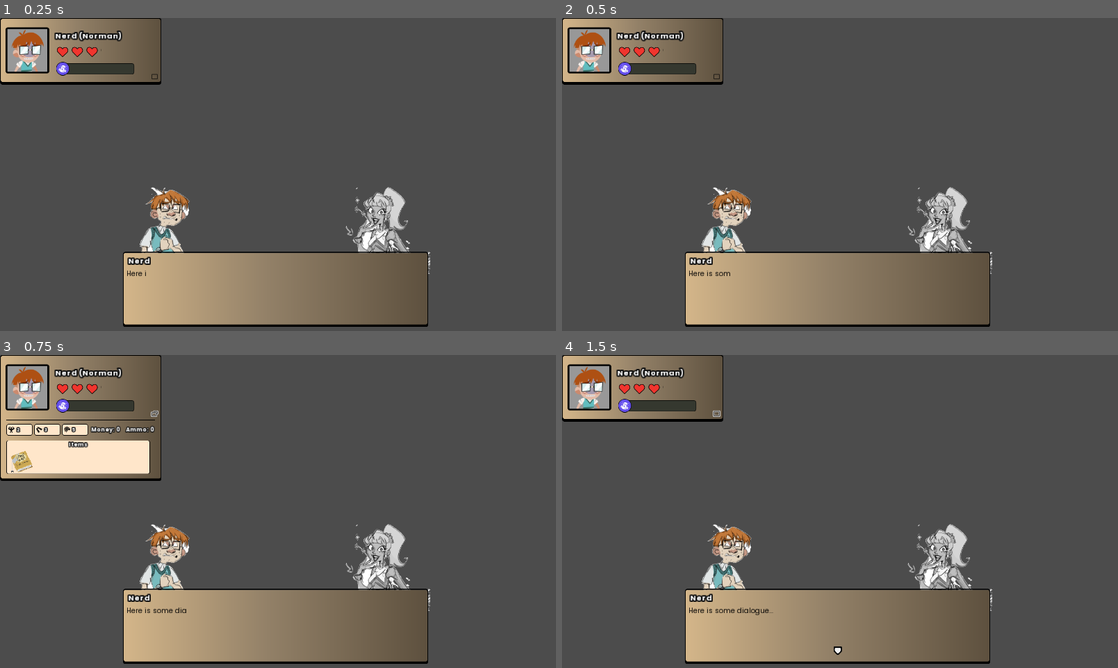
Above: before the commit, frames 1-4 (two rows, left to right).
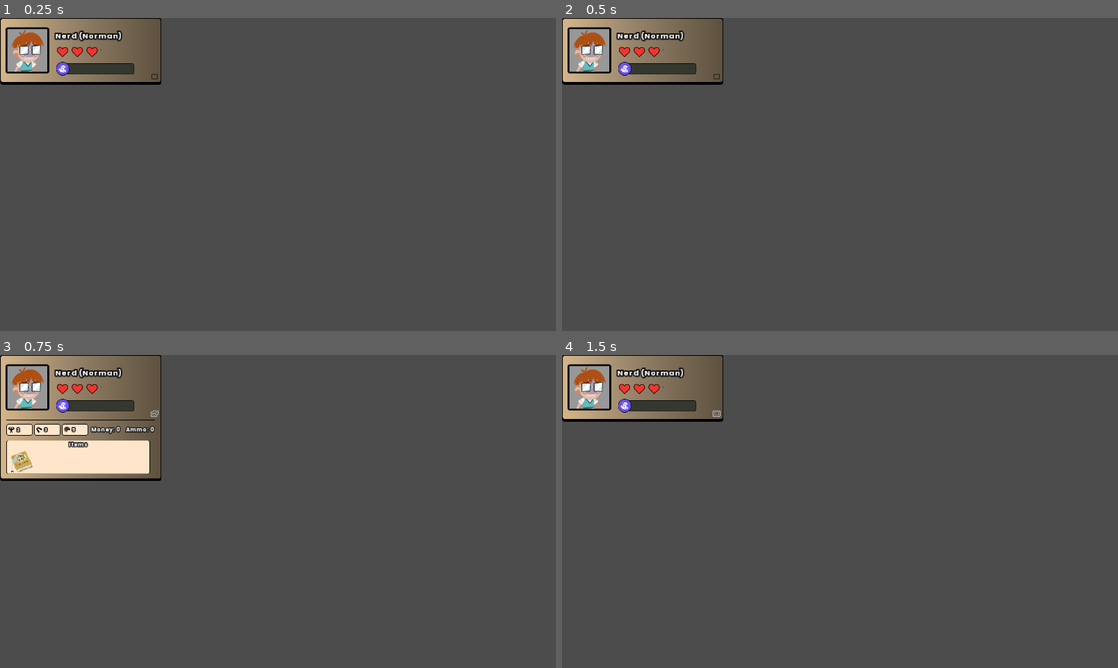
Above: after the commit, the same moments.

Repository: game-jam-it/game-off-jam
Game: Godot game, scene res://Main.tscn
The game is run twice, just before and just after one commit, with the same random seed, the same clock (stepped at 60 frames per second) and the same inputs.
Inputs (mouse positions are in pixels of both pictures, inside the frame that each line leads up to):
- Up to frame 1 (0.25 s): no input
- Up to frame 2 (0.5 s): no input
- Up to frame 3 (0.75 s): click (155, 414) at 0.5 s
- Up to frame 4 (1.5 s): click (717, 414) at 1.25 s

The runs differ from the first frame. In frame 1, 15% of the frame differs, in the area x 22-78%, y 54-99%; in frame 2, 15%; in frame 3, 15%; in frame 4, 15%.

Commit message:
Adding dialogue system singleton
Being able to create new dialogue boxes from anywhere. They will be added as a child of Overlay

Diff:
--- a/Main.tscn
+++ b/Main.tscn
@@ -1,12 +1,9 @@
-[gd_scene load_steps=3 format=2]
+[gd_scene load_steps=2 format=2]
 
 [ext_resource path="res://UserInterface/ExpeditionUI/ExpeditionUI.tscn" type="PackedScene" id=1]
-[ext_resource path="res://UserInterface/DialogueSystem/DialogueSystem.tscn" type="PackedScene" id=2]
 
 [node name="Node2D" type="Node2D"]
 
 [node name="CanvasLayer" type="CanvasLayer" parent="."]
 
 [node name="ExpeditionUI" parent="CanvasLayer" instance=ExtResource( 1 )]
-
-[node name="DialogueSystem" parent="CanvasLayer" instance=ExtResource( 2 )]
--- a/UserInterface/DialogueSystem/Dialogue.gd
+++ /dev/null
@@ -1,9 +0,0 @@
-extends Node
-class_name Dialogue
-
-const scripts = {
-	"intro": {
-		1: ["Main character", "Hello this is a dialogue"],
-		2: ["Someone else", "Can change the person speaking!"]
-	}
-}
--- /dev/null
+++ b/UserInterface/DialogueSystem/DialogueBox.gd
@@ -0,0 +1,173 @@
+extends Control
+
+export(String) var dialogue_file: String = ""
+var dialogue_path: String = "res://Dialogue/%s.json"
+export(float) var text_speed = 0.05
+
+var dialogue: Array
+
+var current_phrase: int = -1
+var phrase_finished: bool = false
+
+var choice_phrase: bool = false
+var selected_choice: int = 1 setget set_selected_choice
+var selected_choice_result_method: String = ""
+
+onready var name_label = $NinePatchRect/NameLabel
+onready var text_label = $NinePatchRect/TextLabel
+onready var text_timer = $TextSpeedTimer
+onready var indicator = $NinePatchRect/Indicator
+
+onready var portrait_left = $NinePatchRect/TextureRect/Portraits/PortraitLeft
+onready var portrait_right = $NinePatchRect/TextureRect/Portraits/PortraitRight
+
+onready var choice_system = $NinePatchRect/ChoiceSystem
+onready var choice_1_label = $NinePatchRect/ChoiceSystem/ChoicesList/Choice1/TextLabel
+onready var choice_2_label = $NinePatchRect/ChoiceSystem/ChoicesList/Choice2/TextLabel
+onready var choice_1_indicator = $NinePatchRect/ChoiceSystem/ChoicesList/Choice1/TextureRect
+onready var choice_2_indicator = $NinePatchRect/ChoiceSystem/ChoicesList/Choice2/TextureRect
+
+func _ready():
+	text_timer.wait_time = text_speed
+	dialogue = get_dialogue(dialogue_file)
+	assert(dialogue, "No dialogue found")
+	next_phrase()
+
+func _input(event) -> void:
+	if event.is_action_pressed("dialogue_next"):
+		if phrase_finished:
+			if choice_phrase:
+				# Get the method to call
+				var choice_method: String
+				if selected_choice == 1:
+					choice_method = dialogue[current_phrase]["Choice1"][1]
+				if selected_choice == 2:
+					choice_method = dialogue[current_phrase]["Choice2"][1]
+				if self.has_method(choice_method):
+					call(choice_method)
+				# If the dialogue should be cancelled call close_dialogue as the choice_method
+				next_phrase()
+			else:
+				next_phrase()
+		else:
+			text_label.visible_characters = len(text_label.text)
+
+	# Selecting a choice
+	if choice_phrase:
+		if event.is_action_pressed("ui_up"):
+			self.selected_choice -= 1
+		if event.is_action_pressed("ui_down"):
+			self.selected_choice += 1
+
+func _process(_delta) -> void:
+	if choice_phrase:
+		indicator.visible = false
+		return
+	indicator.visible = phrase_finished
+
+func get_dialogue(filename: String) -> Array:
+	var dialogue_file_path: String = dialogue_path % filename
+
+	var file = File.new()
+	assert(file.file_exists(dialogue_file_path), "Couldn't load dialogue file")
+
+	file.open(dialogue_file_path, File.READ)
+	var json = file.get_as_text()
+	var output = parse_json(json)
+
+	if output is Array:
+		return output
+	else:
+		return []
+
+func next_phrase() -> void:
+	current_phrase += 1
+
+	if current_phrase >= len(dialogue):
+		queue_free()
+		return
+
+	phrase_finished = false
+
+	# Setting the dialogue box text and current speaker
+	name_label.text = dialogue[current_phrase]["Name"]
+	text_label.bbcode_text = dialogue[current_phrase]["Text"]
+	text_label.visible_characters = 0
+
+	# Change portraits
+	var portrait_left_texture: String = dialogue[current_phrase]["PortraitLeft"]
+	var portrait_right_texture: String = dialogue[current_phrase]["PortraitRight"]
+	var currently_talking: String = dialogue[current_phrase]["Speaking"]
+	set_portraits(portrait_left_texture, portrait_right_texture, currently_talking)
+
+	# Give choice options
+	choice_phrase = dialogue[current_phrase]["Choice"]
+	if choice_phrase == false:
+		choice_system.hide()
+	else:
+		choice_1_label.text = dialogue[current_phrase]["Choice1"][0]
+		choice_2_label.text = dialogue[current_phrase]["Choice2"][0]
+		choice_system.show()
+
+	# Slowly increase text visibility
+	while text_label.visible_characters < len(text_label.text):
+		text_label.visible_characters += 1
+
+		text_timer.start()
+		yield(text_timer, "timeout")
+
+	phrase_finished = true
+	return
+
+func set_portraits(portrait_left_texture: String, portrait_right_texture: String, currently_talking: String) -> void:
+	# Set the left portrait
+	if portrait_left_texture != "":
+		var texture_path: String = "res://Dialogue/CharacterPortraits/%s.png" % portrait_left_texture
+		var portrait_texture: Resource = load(texture_path)
+		if portrait_texture is Texture:
+			portrait_left.texture = portrait_texture
+		else:
+			portrait_left.texture = null
+	else:
+		portrait_left.texture = null
+
+	# Set the right portrait
+	if portrait_right_texture != "":
+		var texture_path: String = "res://Dialogue/CharacterPortraits/%s.png" % portrait_right_texture
+		var portrait_texture: Resource = load(texture_path)
+		if portrait_texture is Texture:
+			portrait_right.texture = portrait_texture
+		else:
+			portrait_right.texture = null
+	else:
+		portrait_right.texture = null
+
+	# Set the grayscale for the portraits
+	if currently_talking == "left":
+		portrait_left.material.set("shader_param/grayscale", false)
+		portrait_right.material.set("shader_param/grayscale", true)
+	else:
+		portrait_left.material.set("shader_param/grayscale", true)
+		portrait_right.material.set("shader_param/grayscale", false)
+
+func set_selected_choice(value: int) -> void:
+	# Currently 2 choices is the maximum
+	selected_choice = clamp(value, 1, 2)
+
+	# Set the indicator on the correct choice
+	choice_1_indicator.modulate.a = 0
+	choice_2_indicator.modulate.a = 0
+
+	if selected_choice == 1:
+		choice_1_indicator.modulate.a = 1
+	if selected_choice == 2:
+		choice_2_indicator.modulate.a = 1
+
+func close_dialogue() -> void:
+	queue_free()
+
+func show_dialogue(filename: String) -> void:
+	DialogueSystem.show_dialogue(filename)
+
+	# After opening the new dialogue box close this one
+	queue_free()
--- a/UserInterface/DialogueSystem/DialogueSystem.tscn
+++ b/UserInterface/DialogueSystem/DialogueBox.tscn
@@ -8,7 +8,7 @@
 [ext_resource path="res://UserInterface/Fonts/Poppins-Regular.ttf" type="DynamicFontData" id=6]
 [ext_resource path="res://UserInterface/Assets/chat_next_indicator.png" type="Texture" id=7]
 [ext_resource path="res://UserInterface/DialogueSystem/grayscale.gdshader" type="Shader" id=8]
-[ext_resource path="res://UserInterface/DialogueSystem/DialogueSystem.gd" type="Script" id=9]
+[ext_resource path="res://UserInterface/DialogueSystem/DialogueBox.gd" type="Script" id=9]
 [ext_resource path="res://Dialogue/CharacterPortraits/portrait_nerd.png" type="Texture" id=10]
 
 [sub_resource type="ShaderMaterial" id=7]
@@ -69,12 +69,12 @@
 use_filter = true
 font_data = ExtResource( 6 )
 
-[node name="DialogueSystem" type="Control"]
+[node name="DialogueBox" type="Control"]
 anchor_right = 1.0
 anchor_bottom = 1.0
 mouse_filter = 2
 script = ExtResource( 9 )
-dialogue_path = "res://Dialogue/dialogue0.json"
+dialogue_file = "dialogue0"
 
 [node name="NinePatchRect" type="NinePatchRect" parent="."]
 margin_left = 283.0
--- a/UserInterface/DialogueSystem/DialogueSystem.gd
+++ b/UserInterface/DialogueSystem/DialogueSystem.gd
@@ -1,164 +1,8 @@
-extends Control
+extends Node
 
-export(String) var dialogue_path = ""
-export(float) var text_speed = 0.05
+var dialogue_box: Resource = preload("res://UserInterface/DialogueSystem/DialogueBox.tscn")
 
-var dialogue: Array
-
-var current_phrase: int = -1
-var phrase_finished: bool = false
-
-var choice_phrase: bool = false
-var selected_choice: int = 1 setget set_selected_choice
-var selected_choice_result_method: String = ""
-
-onready var name_label = $NinePatchRect/NameLabel
-onready var text_label = $NinePatchRect/TextLabel
-onready var text_timer = $TextSpeedTimer
-onready var indicator = $NinePatchRect/Indicator
-
-onready var portrait_left = $NinePatchRect/TextureRect/Portraits/PortraitLeft
-onready var portrait_right = $NinePatchRect/TextureRect/Portraits/PortraitRight
-
-onready var choice_system = $NinePatchRect/ChoiceSystem
-onready var choice_1_label = $NinePatchRect/ChoiceSystem/ChoicesList/Choice1/TextLabel
-onready var choice_2_label = $NinePatchRect/ChoiceSystem/ChoicesList/Choice2/TextLabel
-onready var choice_1_indicator = $NinePatchRect/ChoiceSystem/ChoicesList/Choice1/TextureRect
-onready var choice_2_indicator = $NinePatchRect/ChoiceSystem/ChoicesList/Choice2/TextureRect
-
-func _ready():
-	text_timer.wait_time = text_speed
-	dialogue = get_dialogue()
-	assert(dialogue, "No dialogue found")
-	next_phrase()
-
-func _input(event) -> void:
-	if event.is_action_pressed("dialogue_next"):
-		if phrase_finished:
-			if choice_phrase:
-				# Get the method to call
-				var choice_method: String
-				if selected_choice == 1:
-					choice_method = dialogue[current_phrase]["Choice1"][1]
-				if selected_choice == 2:
-					choice_method = dialogue[current_phrase]["Choice2"][1]
-				if self.has_method(choice_method):
-					call(choice_method)
-				# If the dialogue should be cancelled call close_dialogue as the choice_method
-				next_phrase()
-			else:
-				next_phrase()
-		else:
-			text_label.visible_characters = len(text_label.text)
-
-	# Selecting a choice
-	if choice_phrase:
-		if event.is_action_pressed("ui_up"):
-			self.selected_choice -= 1
-		if event.is_action_pressed("ui_down"):
-			self.selected_choice += 1
-
-func _process(_delta) -> void:
-	if choice_phrase:
-		indicator.visible = false
-		return
-	indicator.visible = phrase_finished
-
-func get_dialogue() -> Array:
-	var file = File.new()
-	assert(file.file_exists(dialogue_path), "Couldn't load dialogue file")
-
-	file.open(dialogue_path, File.READ)
-	var json = file.get_as_text()
-	var output = parse_json(json)
-
-	if output is Array:
-		return output
-	else:
-		return []
-
-func next_phrase() -> void:
-	current_phrase += 1
-
-	if current_phrase >= len(dialogue):
-		queue_free()
-		return
-
-	phrase_finished = false
-
-	# Setting the dialogue box text and current speaker
-	name_label.text = dialogue[current_phrase]["Name"]
-	text_label.bbcode_text = dialogue[current_phrase]["Text"]
-	text_label.visible_characters = 0
-
-	# Change portraits
-	var portrait_left_texture: String = dialogue[current_phrase]["PortraitLeft"]
-	var portrait_right_texture: String = dialogue[current_phrase]["PortraitRight"]
-	var currently_talking: String = dialogue[current_phrase]["Speaking"]
-	set_portraits(portrait_left_texture, portrait_right_texture, currently_talking)
-
-	# Give choice options
-	choice_phrase = dialogue[current_phrase]["Choice"]
-	if choice_phrase == false:
-		choice_system.hide()
-	else:
-		choice_1_label.text = dialogue[current_phrase]["Choice1"][0]
-		choice_2_label.text = dialogue[current_phrase]["Choice2"][0]
-		choice_system.show()
-
-	# Slowly increase text visibility
-	while text_label.visible_characters < len(text_label.text):
-		text_label.visible_characters += 1
-
-		text_timer.start()
-		yield(text_timer, "timeout")
-
-	phrase_finished = true
-	return
-
-func set_portraits(portrait_left_texture: String, portrait_right_texture: String, currently_talking: String) -> void:
-	# Set the left portrait
-	if portrait_left_texture != "":
-		var texture_path: String = "res://Dialogue/CharacterPortraits/%s.png" % portrait_left_texture
-		var portrait_texture: Resource = load(texture_path)
-		if portrait_texture is Texture:
-			portrait_left.texture = portrait_texture
-		else:
-			portrait_left.texture = null
-	else:
-		portrait_left.texture = null
-
-	# Set the right portrait
-	if portrait_right_texture != "":
-		var texture_path: String = "res://Dialogue/CharacterPortraits/%s.png" % portrait_right_texture
-		var portrait_texture: Resource = load(texture_path)
-		if portrait_texture is Texture:
-			portrait_right.texture = portrait_texture
-		else:
-			portrait_right.texture = null
-	else:
-		portrait_right.texture = null
-
-	# Set the grayscale for the portraits
-	if currently_talking == "left":
-		portrait_left.material.set("shader_param/grayscale", false)
-		portrait_right.material.set("shader_param/grayscale", true)
-	else:
-		portrait_left.material.set("shader_param/grayscale", true)
-		portrait_right.material.set("shader_param/grayscale", false)
-
-func set_selected_choice(value: int) -> void:
-	# Currently 2 choices is the maximum
-	selected_choice = clamp(value, 1, 2)
-
-	# Set the indicator on the correct choice
-	choice_1_indicator.modulate.a = 0
-	choice_2_indicator.modulate.a = 0
-
-	if selected_choice == 1:
-		choice_1_indicator.modulate.a = 1
-	if selected_choice == 2:
-		choice_2_indicator.modulate.a = 1
-
-func close_dialogue() -> void:
-	queue_free()
+func show_dialogue(filename: String) -> void:
+	var dialogue_box_instance = dialogue_box.instance()
+	dialogue_box_instance.filename = filename
+	Overlay.add_child(dialogue_box_instance)
--- a/project.godot
+++ b/project.godot
@@ -33,11 +33,6 @@
 "class": "DamageBoostEffect",
 "language": "GDScript",
 "path": "res://Items/Weapons/WeaponEffects/Scripts/DamageBoostEffect.gd"
-}, {
-"base": "Node",
-"class": "Dialogue",
-"language": "GDScript",
-"path": "res://UserInterface/DialogueSystem/Dialogue.gd"
 }, {
 "base": "Node",
 "class": "Enemy",
@@ -135,7 +130,6 @@
 "ConsumableEffect": "",
 "ConsumableItem": "",
 "DamageBoostEffect": "",
-"Dialogue": "",
 "Enemy": "",
 "EventGrid": "",
 "EventMap": "",
@@ -168,6 +162,7 @@
 Overlay="*res://UserInterface/Overlay.tscn"
 ActorStats="*res://Actor/ActorStats.gd"
 ActorInventory="*res://Actor/ActorInventory.gd"
+DialogueSystem="*res://UserInterface/DialogueSystem/DialogueSystem.gd"
 
 [debug]
 
